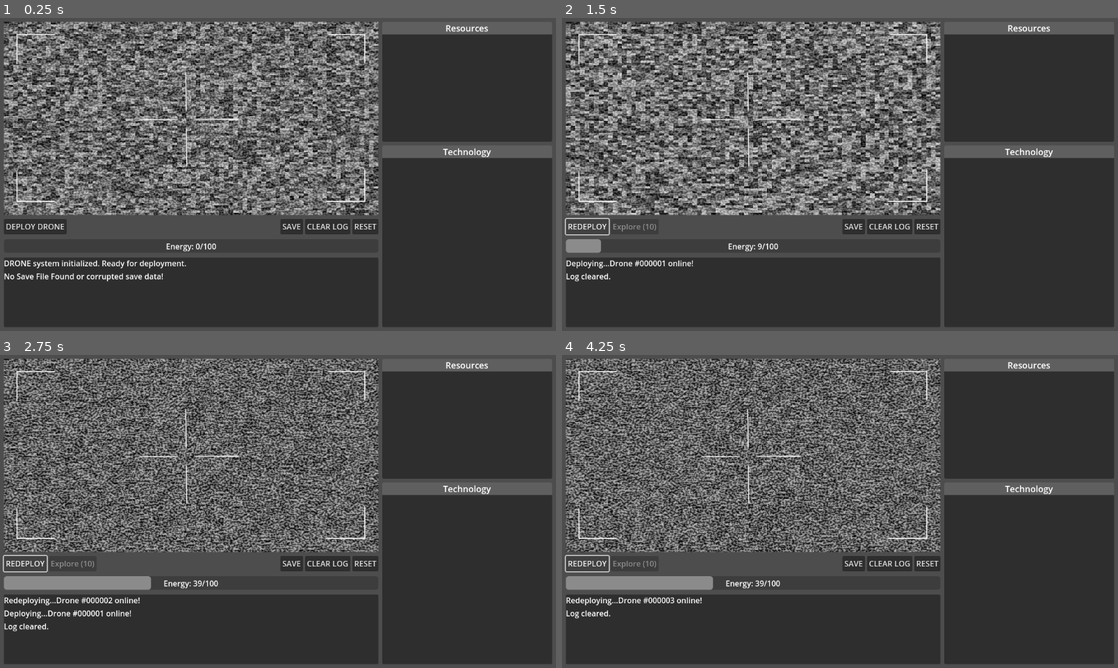
Above: before the commit, frames 1-4 (two rows, left to right).
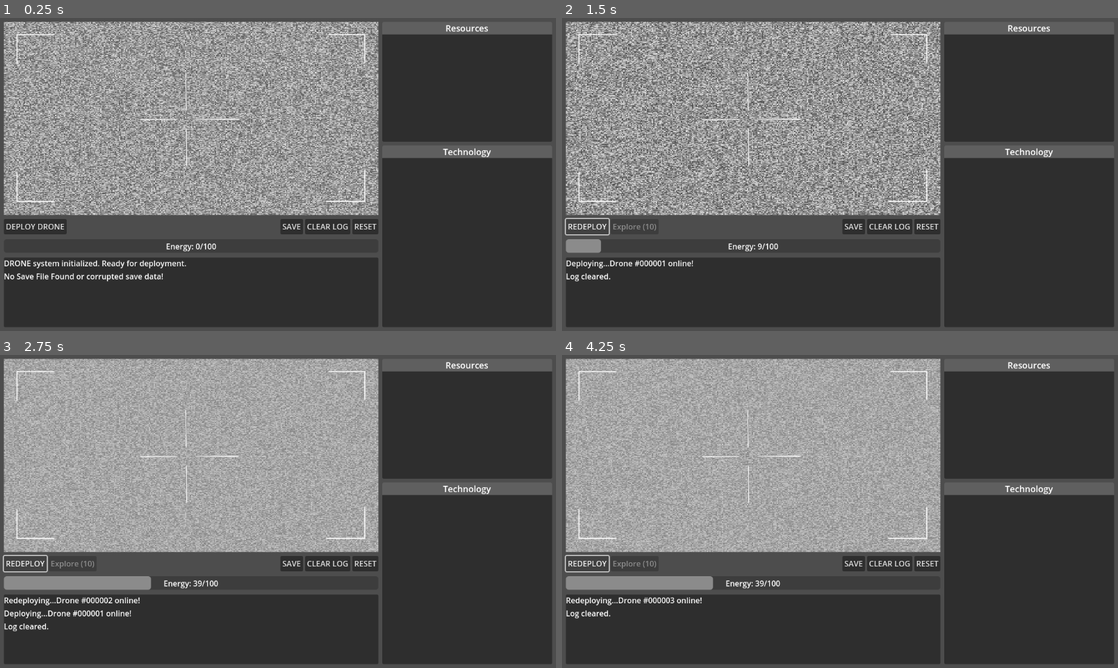
Above: after the commit, the same moments.

Repository: Triysle/drone
Game: Godot game, scene res://scenes/main.tscn
Same seed, same stepped clock (60 frames per second), same inputs: the game is played once before the commit and once after it.
Inputs:
- Up to frame 1 (0.25 s): no input
- Up to frame 2 (1.5 s): click "CLEAR LOG" at 0.5 s; click "DEPLOY DRONE" at 1.25 s
- Up to frame 3 (2.75 s): click "REDEPLOY" at 2 s
- Up to frame 4 (4.25 s): click "CLEAR LOG" at 2.75 s; click "REDEPLOY" at 3.5 s

The runs differ from the first frame. In frame 1, 31% of the frame differs, in the area x 0-69%, y 1-64%; in frame 2, 31%; in frame 3, 35%; in frame 4, 35%.

Commit message:
0.1.5
shader adjustments

Diff:
--- a/materials/static_material.tres
+++ b/materials/static_material.tres
@@ -4,6 +4,7 @@
 
 [resource]
 shader = ExtResource("1_473yf")
-shader_parameter/noise_strength = 0.3
+shader_parameter/noise_strength = 0.7
 shader_parameter/noise_speed = 5.0
-shader_parameter/original_strength = 0.8
+shader_parameter/pixel_density = 80.0
+shader_parameter/original_strength = 0.7
--- a/scripts/managers/location_manager.gd
+++ b/scripts/managers/location_manager.gd
@@ -32,7 +32,8 @@
 	static_material = ShaderMaterial.new()
 	static_material.shader = load("res://shaders/static_effect.gdshader")
 	static_material.set_shader_parameter("noise_strength", 0.3)
-	static_material.set_shader_parameter("noise_speed", 5.0)
+	static_material.set_shader_parameter("noise_speed", 3.0)
+	static_material.set_shader_parameter("pixel_density", 300)
 	static_material.set_shader_parameter("original_strength", 0.8)
 
 	# Make sure we start with the static screen
Binary file changed: images/locations/static.png
